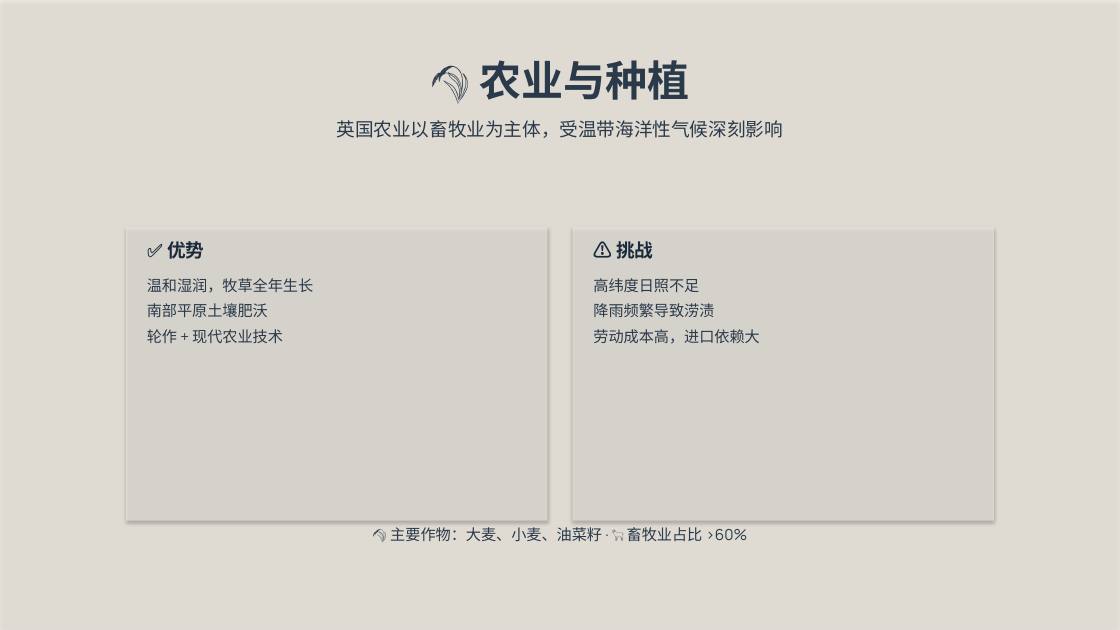
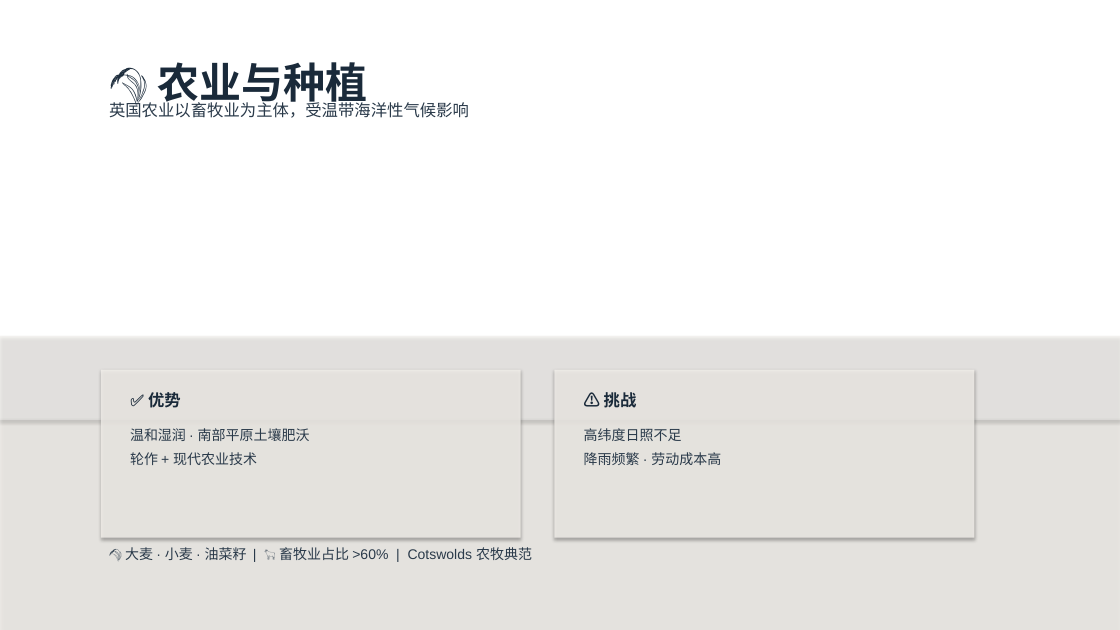
Before and after one commit to jasoneip01-pixel/uk-explorer, a slide deck: slide 5 of 走近英国.pptx. Drawn at 1120x630 pixels with LibreOffice and Linux fonts; fonts in the diff are those of the drawing; background and template pictures are left out. Boxes give left, top, right and bottom in pixels: in the first picture for what was removed or moved away, otherwise in the second. Text is boxed around its words. In the diff, an @@ line names an element or a change of style, - is before the commit and + after.

```diff
--- a/走近英国.pptx
+++ b/走近英国.pptx
@@ text "🌾 农业与种植": place and size @@
-text "🌾 农业与种植" at <box>479,60,689,100</box>
+text "🌾 农业与种植" at <box>158,62,368,108</box>
@@ text "🌾 农业与种植" at <box>158,62,368,108</box>: font Manrope to Arial, text colour #2A3A4A to #1A2A3A; alignment centre to left; line spacing 1 to 1.2 @@
@@ text at <box>109,100,469,118</box>: text changed; size 16 to 14 pt; font Manrope to Arial @@
-英国农业以畜牧业为主体，受温带海洋性气候深刻影响
+英国农业以畜牧业为主体，受温带海洋性气候影响
@@ rectangle removed at <box>126,227,548,521</box> @@
@@ rectangle removed at <box>573,227,995,521</box> @@
@@ rectangle added at <box>0,336,1120,420</box>, fill #F0EDE8 at 50% opacity @@
@@ rectangle added at <box>101,370,521,538</box>, fill #F5F2ED at 80% opacity @@
@@ text "✅ 优势" at <box>148,392,181,408</box>: size 16 to 14 pt, font Manrope to Arial; line spacing 1 to 1.2 @@
@@ text "✅ 优势": place and size @@
-text "✅ 优势" at <box>167,241,204,259</box>
+text "✅ 优势" at <box>148,392,181,408</box>
@@ rectangle added at <box>555,370,975,538</box>, fill #F5F2ED at 80% opacity @@
@@ text "⚠️ 挑战": place and size @@
-text "⚠️ 挑战" at <box>616,241,653,259</box>
+text "⚠️ 挑战" at <box>604,392,637,408</box>
@@ text "⚠️ 挑战" at <box>604,392,637,408</box>: size 16 to 14 pt, font Manrope to Arial; line spacing 1 to 1.2 @@
@@ rectangle: place and size @@
-rectangle at <box>0,0,1120,630</box>
+rectangle at <box>0,420,1120,630</box>
@@ rectangle at <box>0,420,1120,630</box>: fill #EBE6DC at 75% opacity to #F0EDE8 at 80% opacity @@
@@ text at <box>130,428,310,465</box>: text changed; size 13 to 12 pt; font Manrope to Arial @@
-温和湿润，牧草全年生长
-南部平原土壤肥沃
-轮作 + 现代农业技术
+温和湿润 · 南部平原土壤肥沃
+轮作 + 现代农业技术
@@ text at <box>584,428,721,465</box>: text changed; size 13 to 12 pt; font Manrope to Arial @@
-高纬度日照不足
-降雨频繁导致涝渍
-劳动成本高，进口依赖大
+高纬度日照不足
+降雨频繁 · 劳动成本高
@@ text at <box>125,547,532,560</box>: text changed; size 13 to 12 pt; font Manrope to Arial @@
-🌾 主要作物：大麦、小麦、油菜籽 · 🐑 畜牧业占比 >60%
+🌾 大麦 · 小麦 · 油菜籽 | 🐑 畜牧业占比 >60% | Cotswolds 农牧典范
```
Also in this commit, not shown: 10 other slides changed.
